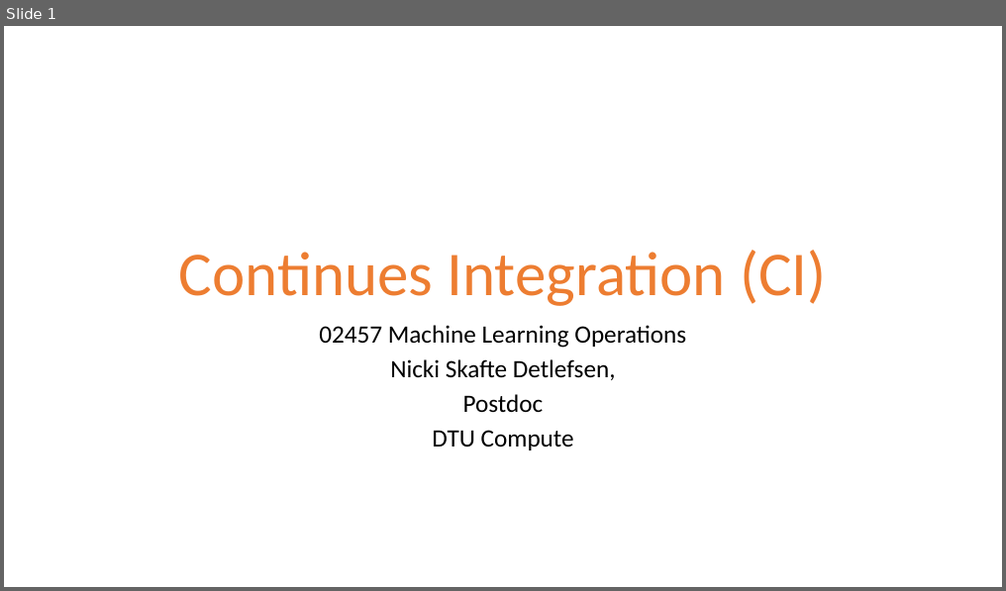
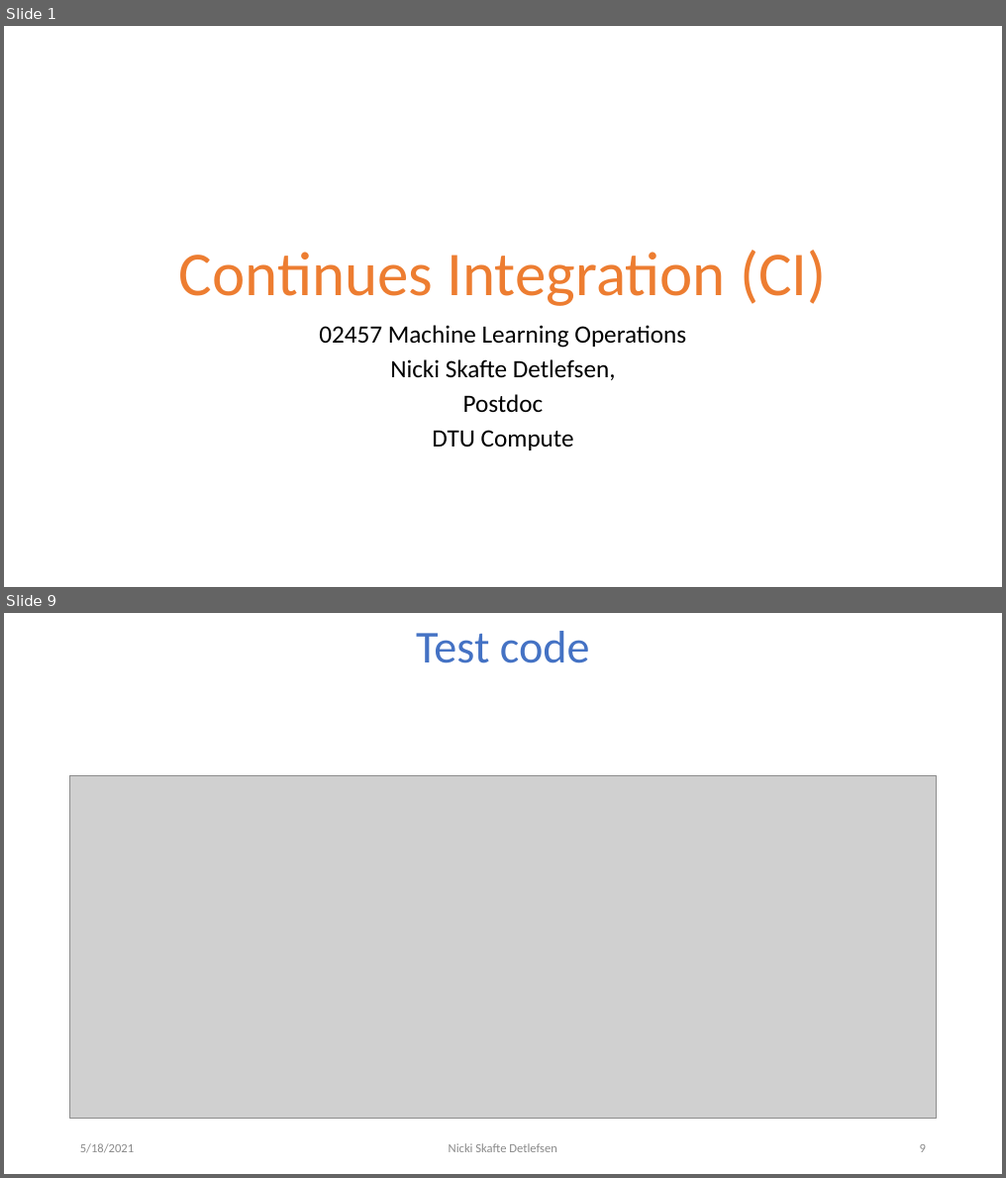
Before and after one commit to DeepEasterbunny/dtu_mlops, a slide deck: 04_continues_integration/ci.pptx. Shown one above the other, each under a label of ours: slide 1 before the commit, slides 1 and 9 after it; the slides between them are not shown. The pictures are 1006x591 and 1006x1178 pixels, drawn with LibreOffice and Linux fonts; fonts in the diff are those of the drawing; grey boxes stand for pictures; background and template pictures are left out. Boxes give left, top, right and bottom in pixels: in the first picture for what was removed or moved away, otherwise in the second. Text is boxed around its words. In the diff, an @@ line names an element or a change of style, - is before the commit and + after.

```diff
--- a/04_continues_integration/ci.pptx
+++ b/04_continues_integration/ci.pptx
@@ slide 9 added at [4,613,1002,1174], background #FFFFFF @@
@@ title added at [416,631,590,663], 44 pt, text #4472C4 @@
+Test code
@@ picture added at [69,775,936,1118] @@
@@ text added at [80,1144,134,1154], 12 pt, text #8C8C8C @@
+5/18/2021
@@ text added at [449,1144,557,1153], 12 pt, text #8C8C8C @@
+Nicki Skafte Detlefsen
@@ page number added at [920,1145,926,1153], 12 pt, text #8C8C8C @@
+9
```
Also in this commit, not shown: 4 slides changed, 9 other slides added.
